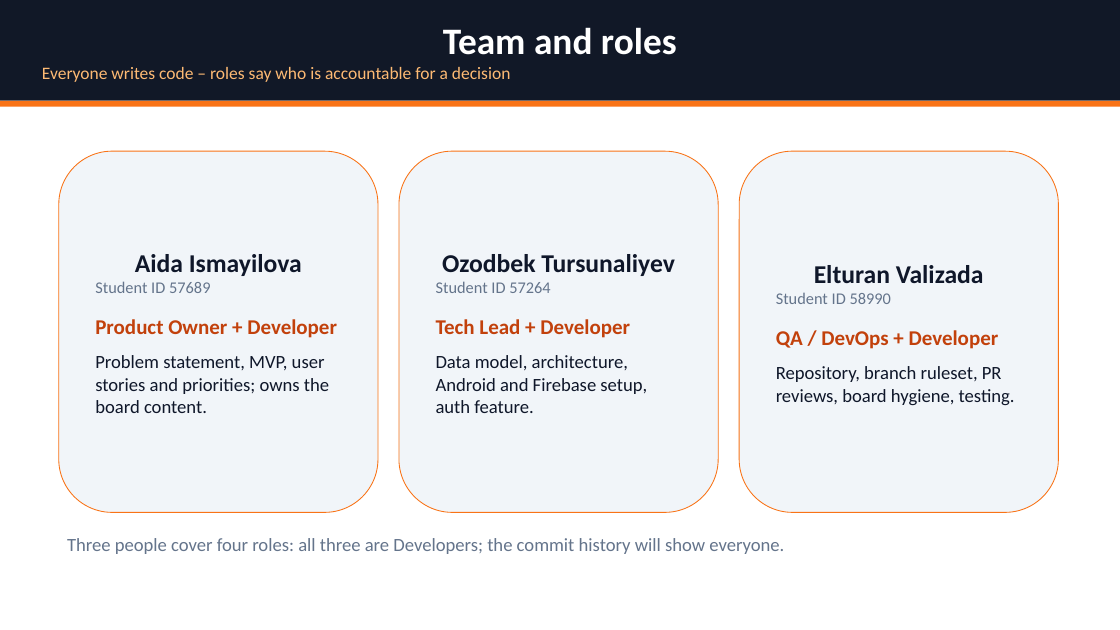
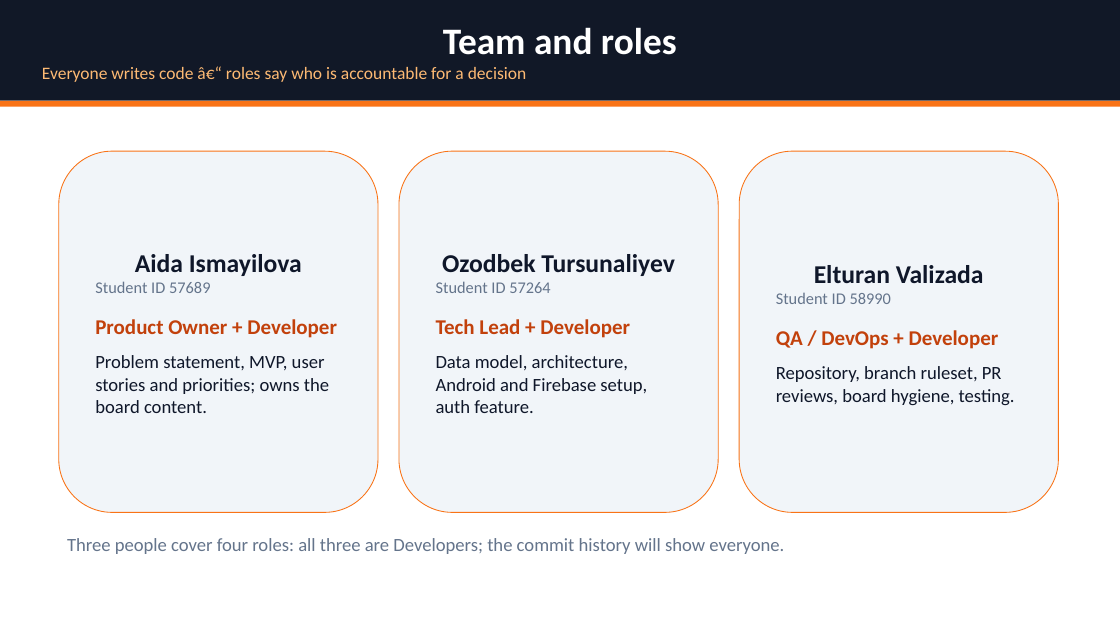
Before and after one commit to Ozodiy/gymbuddy-app, a slide deck: slide 10 of docs/presentation/GymBuddy_Lab1_Presentation.pptx (slide 11 before the commit). Drawn at 1120x630 pixels with LibreOffice and Linux fonts; fonts in the diff are those of the drawing. Boxes give left, top, right and bottom in pixels: in the first picture for what was removed or moved away, otherwise in the second. Text is boxed around its words. In the diff, an @@ line names an element or a change of style, - is before the commit and + after.

```diff
--- a/docs/presentation/GymBuddy_Lab1_Presentation.pptx
+++ b/docs/presentation/GymBuddy_Lab1_Presentation.pptx
@@ text in rectangle at bbox=[42, 66, 527, 82]: text changed @@
-Everyone writes code – roles say who is accountable for a decision
+Everyone writes code â€“ roles say who is accountable for a decision
```
Also in this commit, not shown: 12 other slides changed, 2 slides removed, 7 other files.
